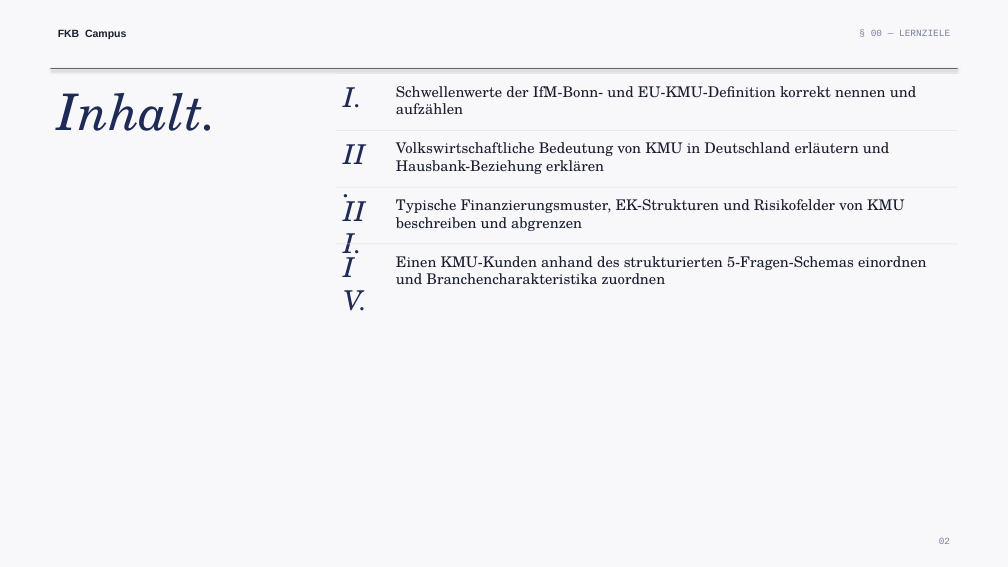
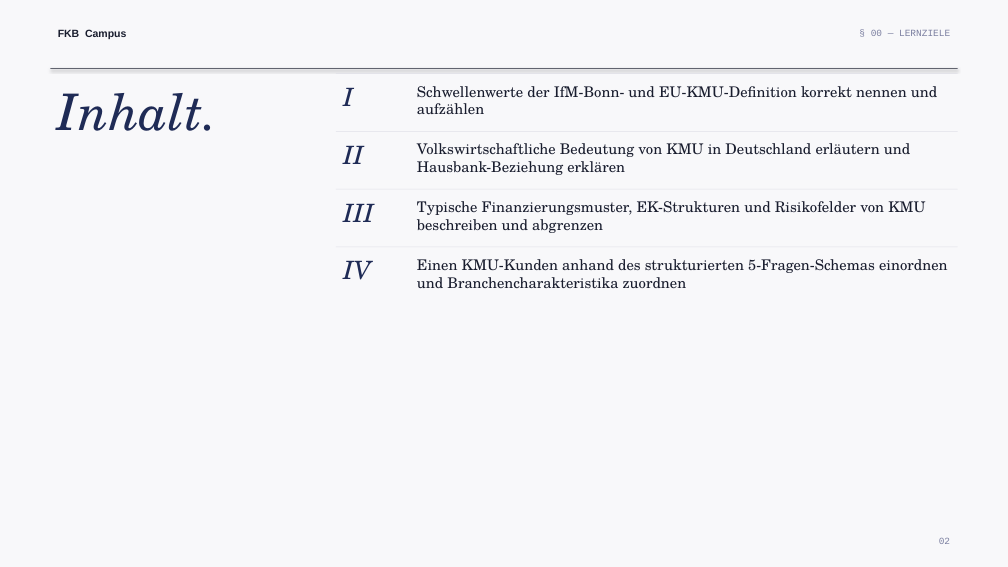
Before and after one commit to ck5rqc47pr-byte/firmenkundenakademie-online, a slide deck: slide 2 of public/downloads/praesentation/M06.pptx. Drawn at 1008x567 pixels with LibreOffice and Linux fonts; fonts in the diff are those of the drawing. Boxes give left, top, right and bottom in pixels: in the first picture for what was removed or moved away, otherwise in the second. Text is boxed around its words. In the diff, an @@ line names an element or a change of style, - is before the commit and + after.

```diff
--- a/public/downloads/praesentation/M06.pptx
+++ b/public/downloads/praesentation/M06.pptx
@@ text at box(343, 87, 353, 106): text changed; size 26 to 24 pt @@
-I.
+I
@@ text "Schwellenwerte der IfM-Bonn- und EU-KMU-Definition ...": place and size @@
-text "Schwellenwerte der IfM-Bonn- und EU-KMU-Definition ..." at box(396, 86, 916, 114)
+text "Schwellenwerte der IfM-Bonn- und EU-KMU-Definition ..." at box(417, 86, 937, 114)
@@ text at box(343, 145, 363, 164): text changed; size 26 to 24 pt @@
-II.
+II
@@ text "Volkswirtschaftliche Bedeutung von KMU in ...": place and size @@
-text "Volkswirtschaftliche Bedeutung von KMU in ..." at box(396, 142, 889, 174)
+text "Volkswirtschaftliche Bedeutung von KMU in ..." at box(417, 143, 910, 175)
@@ text at box(343, 203, 374, 222): text changed; size 26 to 24 pt @@
-III.
+III
@@ text "Typische Finanzierungsmuster, EK-Strukturen und Risikofelder ...": place and size @@
-text "Typische Finanzierungsmuster, EK-Strukturen und Risikofelder ..." at box(396, 199, 904, 231)
+text "Typische Finanzierungsmuster, EK-Strukturen und Risikofelder ..." at box(417, 201, 925, 233)
@@ rectangle: place and size @@
-rectangle at box(336, 243, 957, 244)
+rectangle at box(336, 247, 957, 247)
@@ text at box(343, 260, 371, 280): text changed; size 26 to 24 pt @@
-IV.
+IV
@@ text "Einen KMU-Kunden anhand des strukturierten ...": place and size @@
-text "Einen KMU-Kunden anhand des strukturierten ..." at box(396, 256, 927, 284)
+text "Einen KMU-Kunden anhand des strukturierten ..." at box(417, 259, 948, 288)
```
Also in this commit, not shown: 8 other slides changed, 1 slide added, 1 slide removed, 21 other files.
